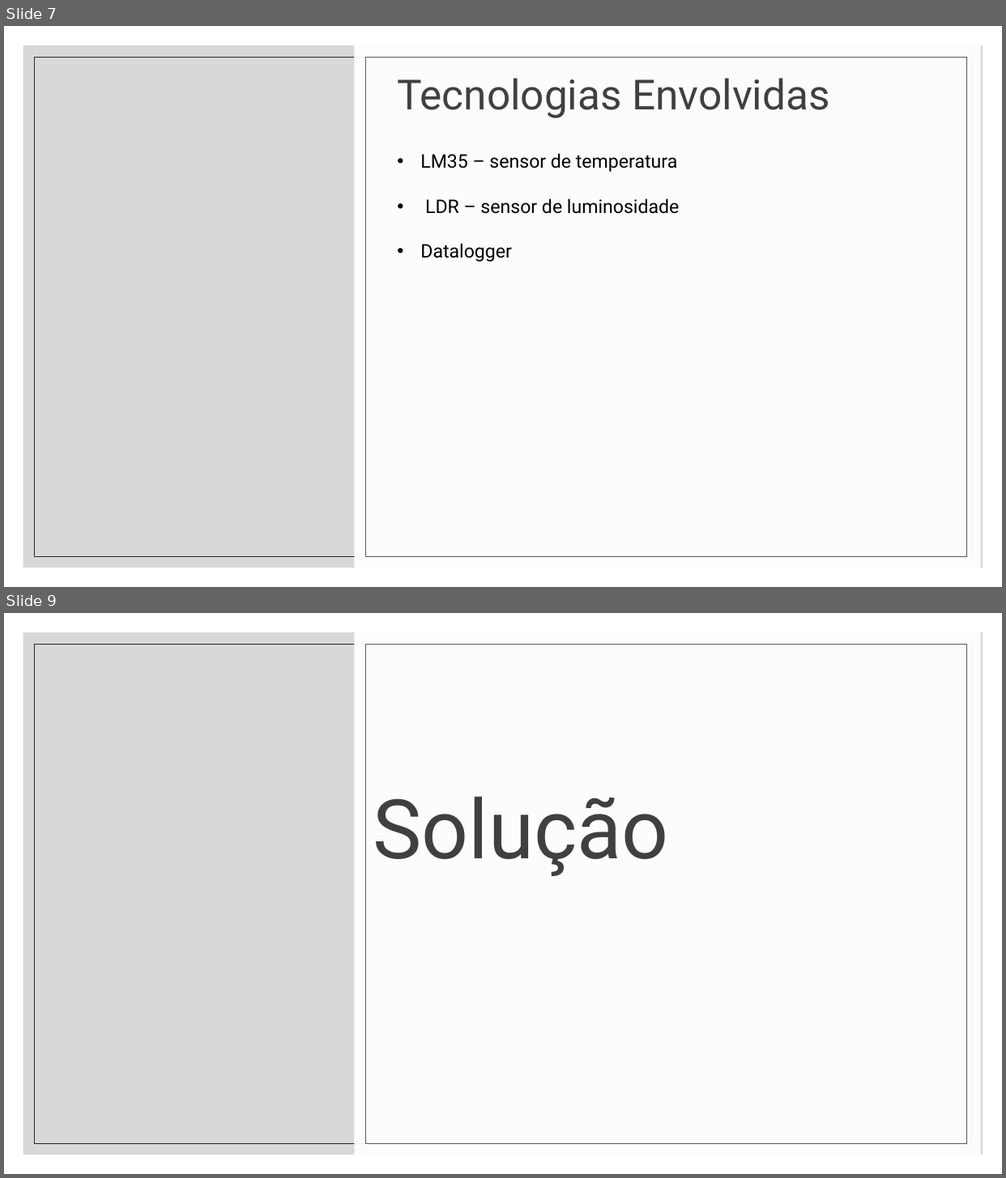
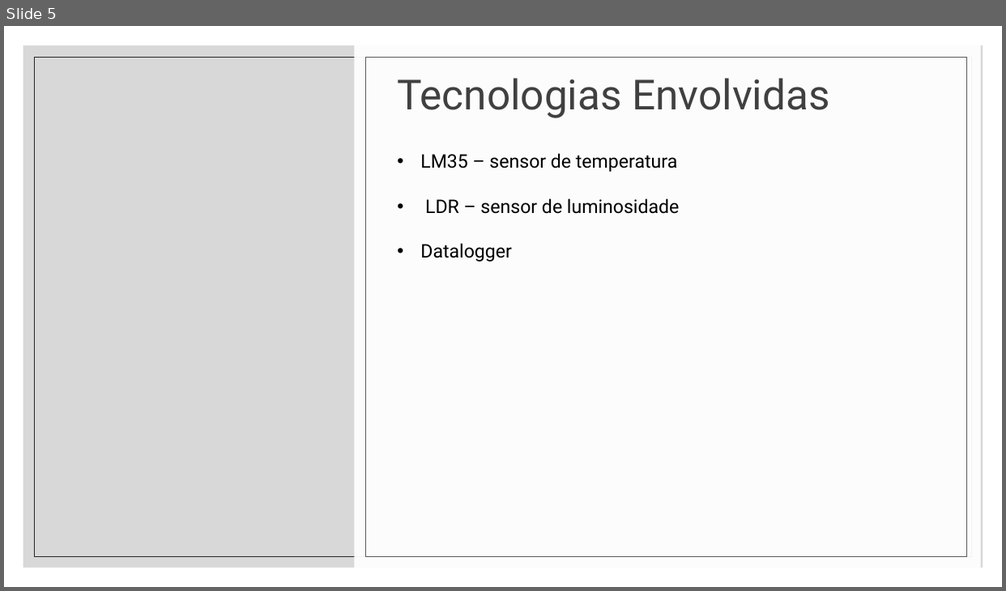
Before and after one commit to Roberto-Gomes-hub/-GroonTec, a slide deck: apresentacao/contextualizacao.pptx. Shown one above the other, each under a label of ours: slides 7 and 9 before the commit, slide 5 after it; the slides between them are not shown. The pictures are 1006x1178 and 1006x591 pixels, drawn with LibreOffice and Linux fonts; fonts in the diff are those of the drawing; background and template pictures are left out. Boxes give left, top, right and bottom in pixels: in the first picture for what was removed or moved away, otherwise in the second. Text is boxed around its words. In the diff, an @@ line names an element or a change of style, - is before the commit and + after.

```diff
--- a/apresentacao/contextualizacao.pptx
+++ b/apresentacao/contextualizacao.pptx
@@ slide 9 removed at box(4, 613, 1002, 1174), background picture (left out); not listed: 2 template elements that a slide beside it also shows @@
@@ rectangle removed at box(355, 632, 981, 1155) @@
@@ rectangle removed at box(365, 644, 967, 1144) @@
@@ title removed at box(373, 796, 669, 876) @@
-Solução
@@ what was slide 7 is now slide 5 @@
```
Also in this commit, not shown: 1 slide changed, 1 slide added, 5 other slides removed, 3 other files.
